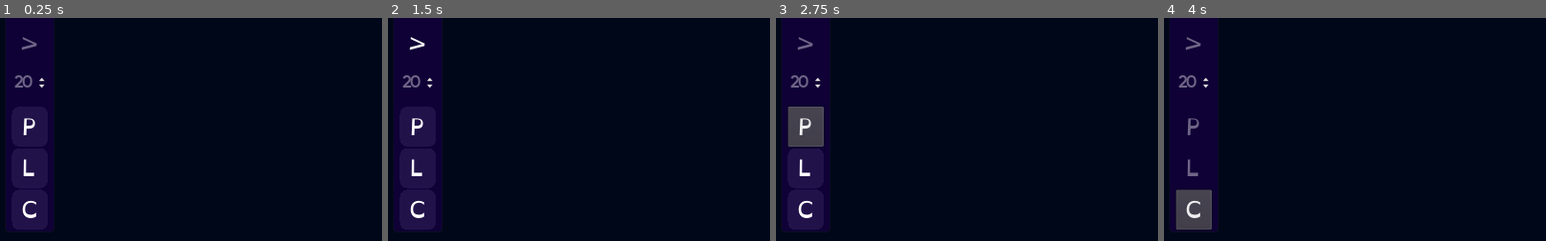
Above: before the commit, frames 1-4 (left to right).
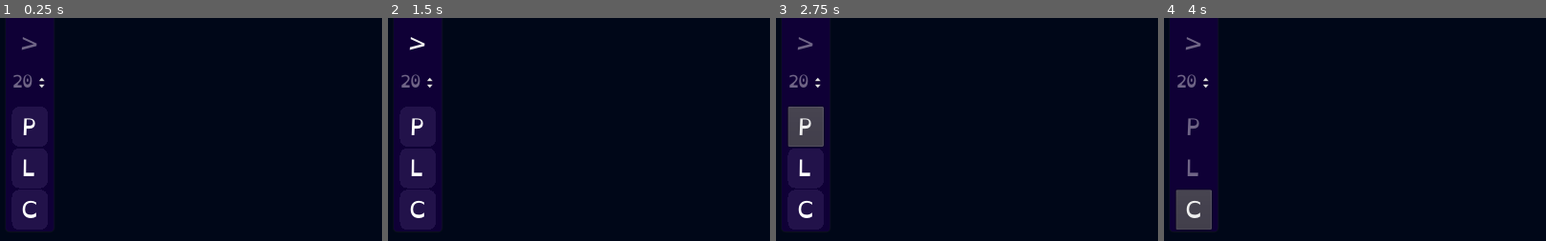
Above: after the commit, the same moments.

Repository: arturlealbs/ProjetoBezierCurves
Game: Godot game, scene res://src/scenes/Main/Main.tscn
Same seed, same stepped clock (60 frames per second), same inputs: the game is played once before the commit and once after it.
Inputs:
- Up to frame 1 (0.25 s): no input
- Up to frame 2 (1.5 s): click "+" at 0.5 s; click ">" at 1.25 s
- Up to frame 3 (2.75 s): click "P" at 2 s
- Up to frame 4 (4 s): click "L" at 2.75 s; click "C" at 3.5 s
The pictures show only the part of the screen within x 0-50%, y 35-85%; the shares and areas given below are measured in that part.

The runs differ from the first frame. In frame 1, 0.1% of the frame differs, in the area x 3-9%, y 25-32%; in frame 2, 0.1%; in frame 3, 0.1%; in frame 4, 0.1%.

Commit message:
Fixing Eval Font

Diff:
--- a/button_theme.tres
+++ b/button_theme.tres
@@ -1,6 +1,5 @@
 [gd_resource type="Theme" load_steps=8 format=2]
 
-[ext_resource path="res://MusticaPro-SemiBold.otf" type="DynamicFontData" id=1]
 [ext_resource path="res://OpenDyslexic-Regular.otf" type="DynamicFontData" id=2]
 
 [sub_resource type="DynamicFont" id=2]
@@ -23,7 +22,7 @@
 size = 24
 extra_spacing_char = -1
 extra_spacing_space = -6
-font_data = ExtResource( 1 )
+font_data = ExtResource( 2 )
 
 [sub_resource type="StyleBoxFlat" id=5]
 bg_color = Color( 0.0627451, 0, 0.215686, 1 )
